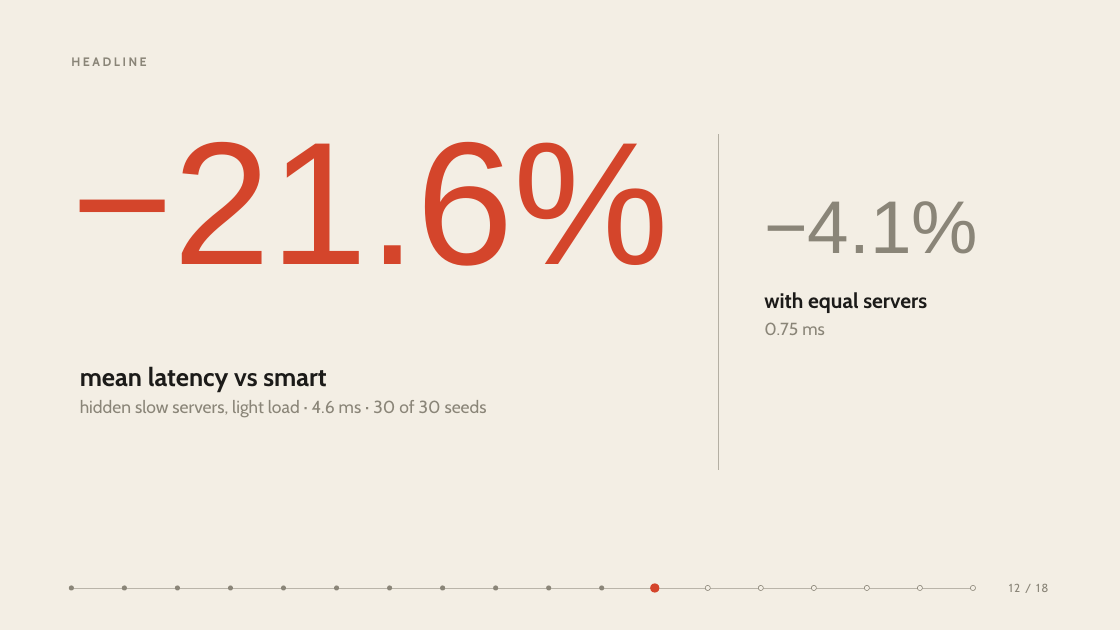
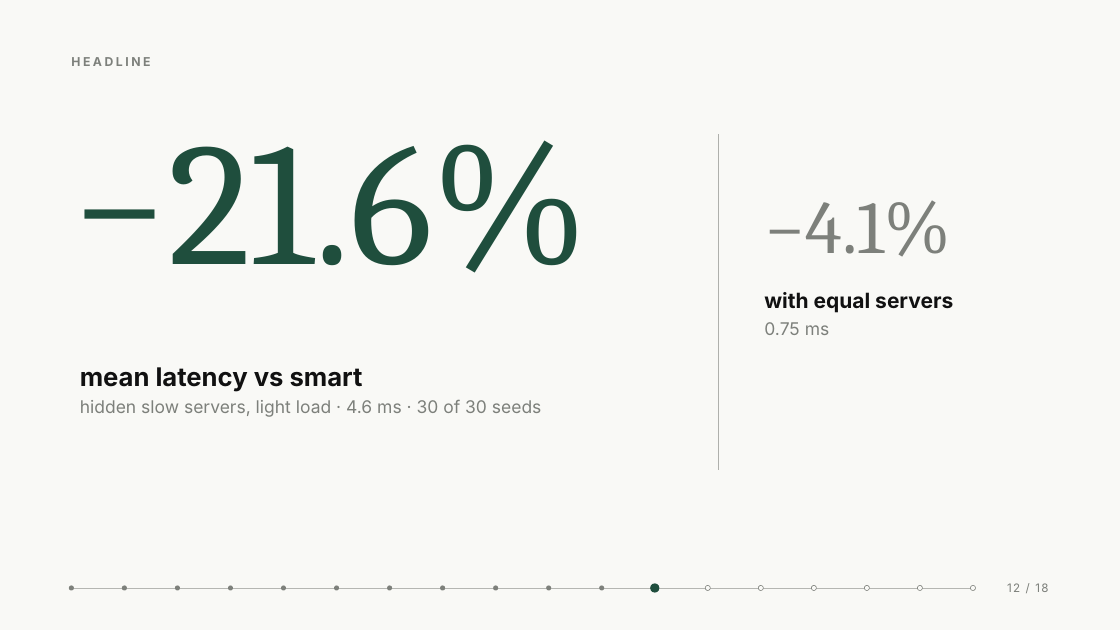
Before and after one commit to kalembasi/traffic-aware-vnf-placement-KDN, a slide deck: slide 12 of presentation/slides.pptx. Drawn at 1120x630 pixels with LibreOffice and Linux fonts; fonts in the diff are those of the drawing. Boxes give left, top, right and bottom in pixels: in the first picture for what was removed or moved away, otherwise in the second. Text is boxed around its words. In the diff, an @@ line names an element or a change of style, - is before the commit and + after.

```diff
--- a/presentation/slides.pptx
+++ b/presentation/slides.pptx
@@ background #F3EEE4 to #F9F9F6 @@
@@ text "HEADLINE" at bbox=[71, 57, 150, 66]: font Cabin to Inter, text colour #8A8578 to #7D807B @@
@@ text "−21.6%" at bbox=[71, 140, 588, 273]: font Arial to Cambria, text colour #D4452B to #1F4E3D @@
@@ line (718, 134) - (718, 471): stroke #B4AFA3 0.75 pt to #AFB0AC 0.75 pt @@
@@ text "−4.1%" at bbox=[764, 200, 951, 256]: font Arial to Cambria, text colour #8A8578 to #7D807B @@
@@ text "with equal servers" at bbox=[764, 292, 953, 335]: font Cabin to Inter; text colour #1C1B19 to #111111 in "with equal servers"; text colour #8A8578 to #7D807B in "0.75 ms" @@
@@ text "mean latency vs smart" at bbox=[80, 367, 542, 417]: font Cabin to Inter; text colour #1C1B19 to #111111 in "mean latency vs smart"; text colour #8A8578 to #7D807B in "hidden slow servers, light load · 4.6 ..." @@
@@ line (71, 588) - (973, 588): stroke #B9B4A9 0.5 pt to #B5B6B2 0.5 pt @@
@@ fill #8A8578 to #7D807B in 11 elements at bbox=[69, 586, 74, 591], bbox=[122, 586, 127, 591], bbox=[175, 586, 180, 591], bbox=[228, 586, 233, 591], bbox=[281, 586, 287, 591], bbox=[334, 586, 339, 591], bbox=[387, 586, 392, 591], bbox=[440, 586, 445, 591], bbox=[493, 586, 498, 591], bbox=[546, 586, 551, 591], bbox=[599, 586, 604, 591] @@
@@ ellipse at bbox=[650, 584, 660, 593]: fill #D4452B to #1F4E3D @@
@@ fill #F3EEE4 to #F9F9F6; outline #8A8578 0.5 pt to #7D807B 0.5 pt in 6 elements at bbox=[706, 586, 711, 591], bbox=[759, 586, 764, 591], bbox=[812, 586, 817, 591], bbox=[865, 586, 870, 591], bbox=[918, 586, 923, 591], bbox=[970, 586, 975, 591] @@
@@ text "12 / 18" at bbox=[1007, 583, 1048, 592]: font Cabin to Inter, text colour #8A8578 to #7D807B @@
```
Also in this commit, not shown: 17 other slides changed, 3 slides added, 2 slides removed, 19 other files.
